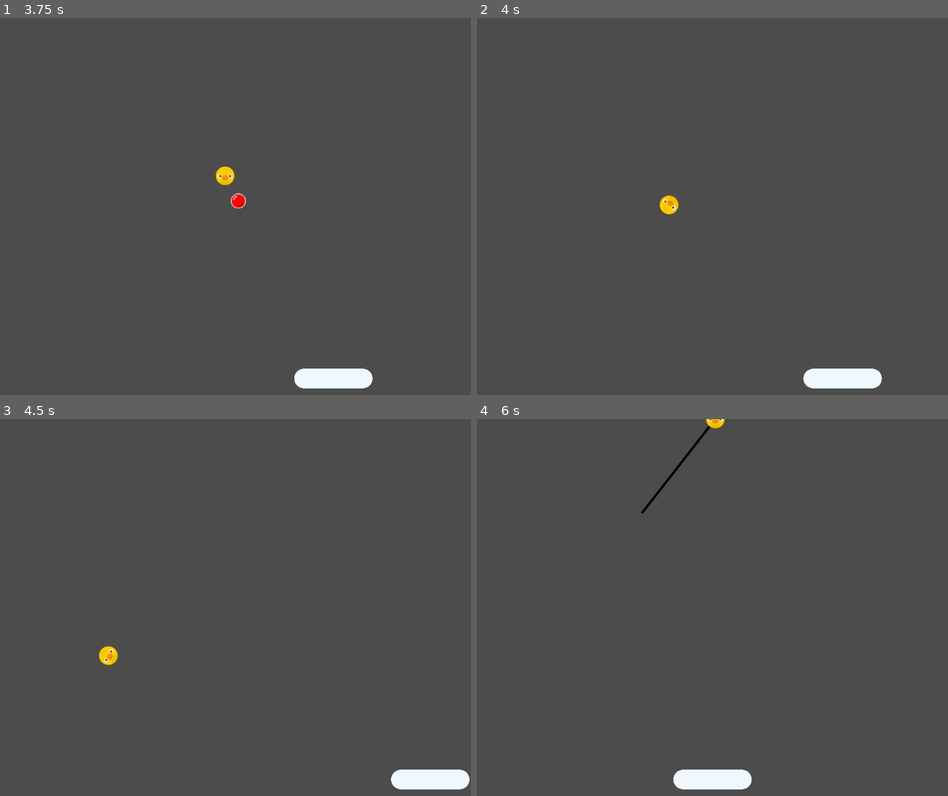
Above: before the commit, frames 1-4 (two rows, left to right).
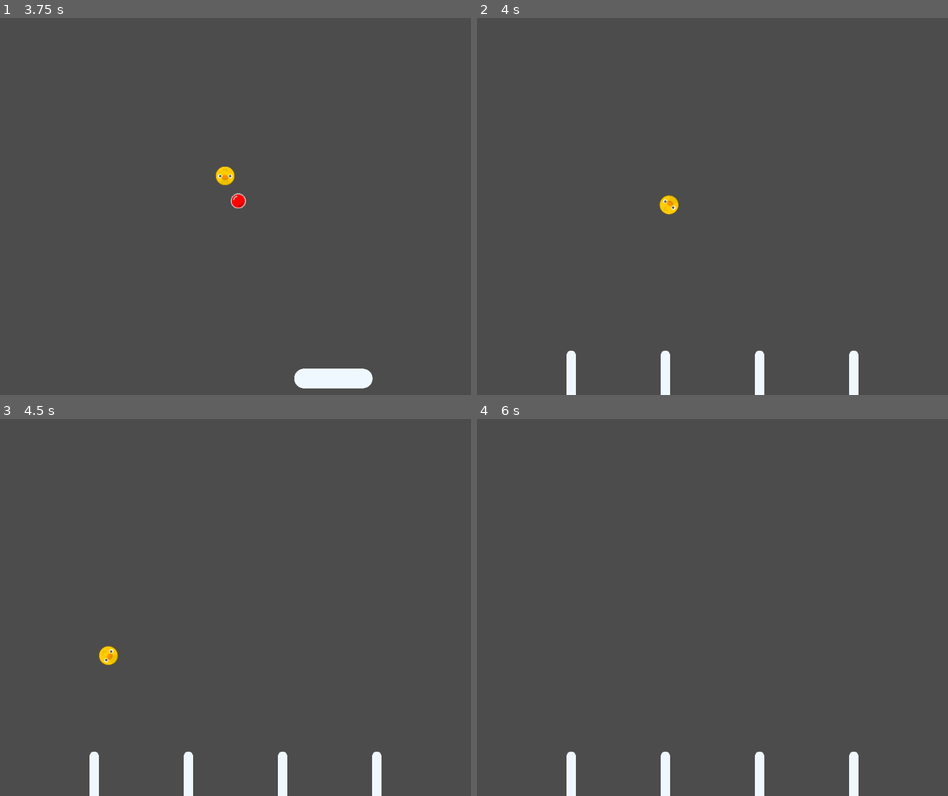
Above: after the commit, the same moments.

Repository: doctor-g/GGJ21
Game: Godot game, scene res://src/Level.tscn
Two runs of this game, one before a commit and one after it. Both use one fixed random seed, a clock stepped at 60 frames per second and the inputs below.
Inputs (mouse positions are in pixels of both pictures, inside the frame that each line leads up to):
- Up to frame 1 (3.75 s): move the mouse to (339, 187) at 0.52 s; click (339, 187) at 0.67 s; move the mouse to (141, 225) at 1.27 s; click (141, 225) at 1.42 s; move the mouse to (282, 123) at 2.02 s; click (282, 123) at 2.17 s; move the mouse to (211, 281) at 2.77 s; click (211, 281) at 2.92 s; move the mouse to (376, 263) at 3.52 s; click (376, 263) at 3.67 s
- Up to frame 2 (4 s): no input
- Up to frame 3 (4.5 s): move the mouse to (94, 550) at 4.27 s; click (94, 550) at 4.42 s
- Up to frame 4 (6 s): move the mouse to (736, 607) at 5.02 s; click (736, 607) at 5.17 s; move the mouse to (641, 513) at 5.77 s; click (641, 513) at 5.92 s

Frame 1 is identical in both runs. In frame 2, 1.6% of the frame differs, in the area x 19-86%, y 88-100%; in frame 3, 1.8%; in frame 4, 2.0%, in the area x 19-81%, y 0-100%.

Commit message:
Add the bins you can hit once the screen is clear

Diff:
--- /dev/null
+++ b/project/src/EndGame.gd
@@ -0,0 +1,18 @@
+extends Node2D
+
+# Emitted when the ball falls into a bin.
+# The bin will be an integer in the range [-2,2], with zero being the center bin.
+signal endgame(bin)
+
+func _ready():
+	var bin_number := -2
+	for child in get_children():
+		if child is Area2D:
+			child.connect("body_entered", self, "_on_Area2D_entered", [bin_number])
+			bin_number += 1
+
+
+func _on_Area2D_entered(body, bin):
+	if body is Ball:
+		emit_signal("endgame", bin)
+		body.queue_free()
--- /dev/null
+++ b/project/src/EndGame.tscn
@@ -0,0 +1,57 @@
+[gd_scene load_steps=4 format=2]
+
+[ext_resource path="res://src/EndGameBarrier.tscn" type="PackedScene" id=1]
+[ext_resource path="res://src/EndGame.gd" type="Script" id=2]
+
+[sub_resource type="RectangleShape2D" id=1]
+extents = Vector2( 100, 10 )
+
+[node name="EndGame" type="Node2D"]
+position = Vector2( 0, 800 )
+script = ExtResource( 2 )
+
+[node name="EndGameBarrier" parent="." instance=ExtResource( 1 )]
+position = Vector2( 200, 0 )
+
+[node name="EndGameBarrier2" parent="." instance=ExtResource( 1 )]
+position = Vector2( 400, 0 )
+
+[node name="EndGameBarrier3" parent="." instance=ExtResource( 1 )]
+position = Vector2( 600, 0 )
+
+[node name="EndGameBarrier4" parent="." instance=ExtResource( 1 )]
+position = Vector2( 800, 0 )
+
+[node name="FarLeftArea" type="Area2D" parent="."]
+
+[node name="CollisionShape2D" type="CollisionShape2D" parent="FarLeftArea"]
+position = Vector2( 100, 20 )
+shape = SubResource( 1 )
+
+[node name="NearLeftArea" type="Area2D" parent="."]
+position = Vector2( 200, 0 )
+
+[node name="CollisionShape2D" type="CollisionShape2D" parent="NearLeftArea"]
+position = Vector2( 100, 20 )
+shape = SubResource( 1 )
+
+[node name="CenterArea" type="Area2D" parent="."]
+position = Vector2( 400, 0 )
+
+[node name="CollisionShape2D" type="CollisionShape2D" parent="CenterArea"]
+position = Vector2( 100, 20 )
+shape = SubResource( 1 )
+
+[node name="NearRightArea" type="Area2D" parent="."]
+position = Vector2( 600, 0 )
+
+[node name="CollisionShape2D" type="CollisionShape2D" parent="NearRightArea"]
+position = Vector2( 100, 20 )
+shape = SubResource( 1 )
+
+[node name="FarRightArea" type="Area2D" parent="."]
+position = Vector2( 800, 0 )
+
+[node name="CollisionShape2D" type="CollisionShape2D" parent="FarRightArea"]
+position = Vector2( 100, 20 )
+shape = SubResource( 1 )
--- /dev/null
+++ b/project/src/EndGameBarrier.gd
@@ -0,0 +1,11 @@
+extends StaticBody2D
+
+export var color := Color.aliceblue
+
+func _draw():
+	var shape = $CollisionShape2D.shape
+	var radius = shape.radius
+	var height = shape.height
+	draw_circle(Vector2(0,height/2), radius, color)
+	draw_circle(-Vector2(0,height/2), radius, color)
+	draw_rect(Rect2(-Vector2(radius*2,height)/2, Vector2(radius*2,height)), color)
--- /dev/null
+++ b/project/src/EndGameBarrier.tscn
@@ -0,0 +1,12 @@
+[gd_scene load_steps=3 format=2]
+
+[ext_resource path="res://src/EndGameBarrier.gd" type="Script" id=1]
+
+[sub_resource type="CapsuleShape2D" id=1]
+height = 168.41
+
+[node name="EndGameBarrier" type="StaticBody2D"]
+script = ExtResource( 1 )
+
+[node name="CollisionShape2D" type="CollisionShape2D" parent="."]
+shape = SubResource( 1 )
--- a/project/src/Level.gd
+++ b/project/src/Level.gd
@@ -4,6 +4,10 @@
 
 onready var _shooter := $Shooter
 onready var _pegs := $Pegs
+onready var _offscreen := $OffScreen
+onready var _EndGame := preload("res://src/EndGame.tscn")
+onready var _target := $Target
+onready var _target_animation_player := $TargetAnimationPlayer
 
 func _ready():
 	_shooter.arm()
@@ -15,7 +19,19 @@
 func _on_Peg_destroyed():
 	_pegs_remaining -= 1
 	if _pegs_remaining <= 0:
-		print("Level clear")
+		# This is a lot of manual fiddling to transition from the regular
+		# play state into the one where you hope the ball falls into the
+		# best bin.
+		_target_animation_player.stop()
+		_target.queue_free()
+		_offscreen.queue_free()
+		var endgame : Node2D = _EndGame.instance()
+		endgame.position = Vector2(0,800)
+		call_deferred("add_child", endgame)
+		endgame.connect("endgame", self, "_on_EndGame", [], CONNECT_ONESHOT)
+
+func _on_EndGame(bin):
+	print('Completed the level in bin %d' % bin)
 
 
 func _on_OffScreen_body_entered(body):
--- a/project/src/Level.tscn
+++ b/project/src/Level.tscn
@@ -51,9 +51,9 @@
 shape = SubResource( 1 )
 
 [node name="Target" parent="." instance=ExtResource( 3 )]
-position = Vector2( 913.512, 765 )
+position = Vector2( 501.99, 765 )
 
-[node name="AnimationPlayer" type="AnimationPlayer" parent="."]
+[node name="TargetAnimationPlayer" type="AnimationPlayer" parent="."]
 autoplay = "TargetPingPong"
 anims/TargetPingPong = SubResource( 2 )
 
